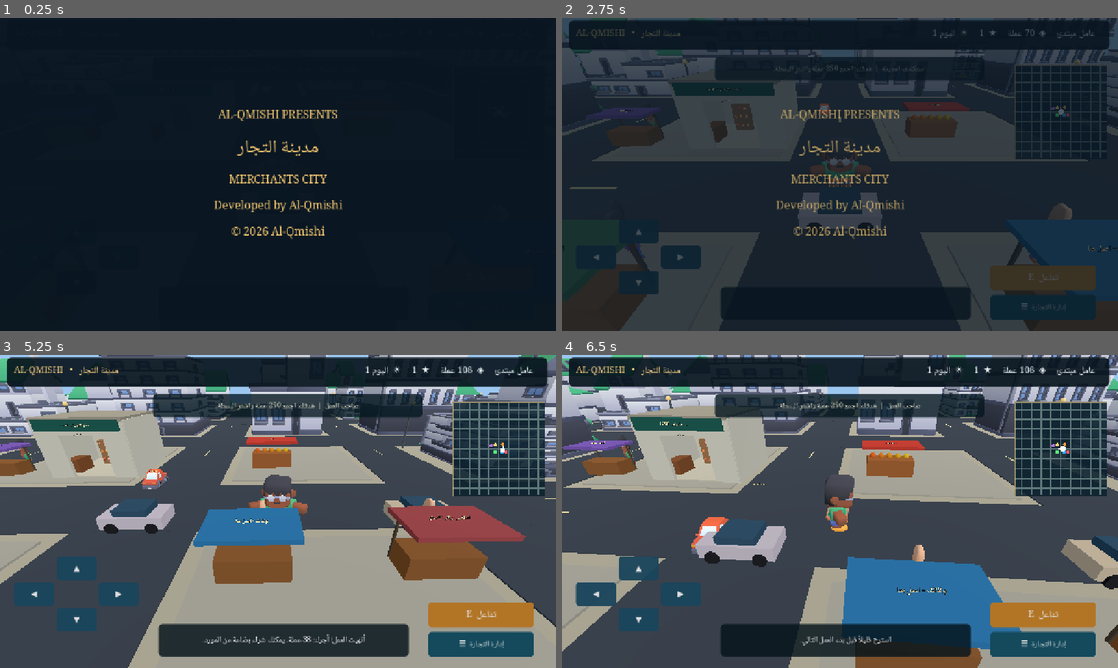
Above: before the commit, frames 1-4 (two rows, left to right).
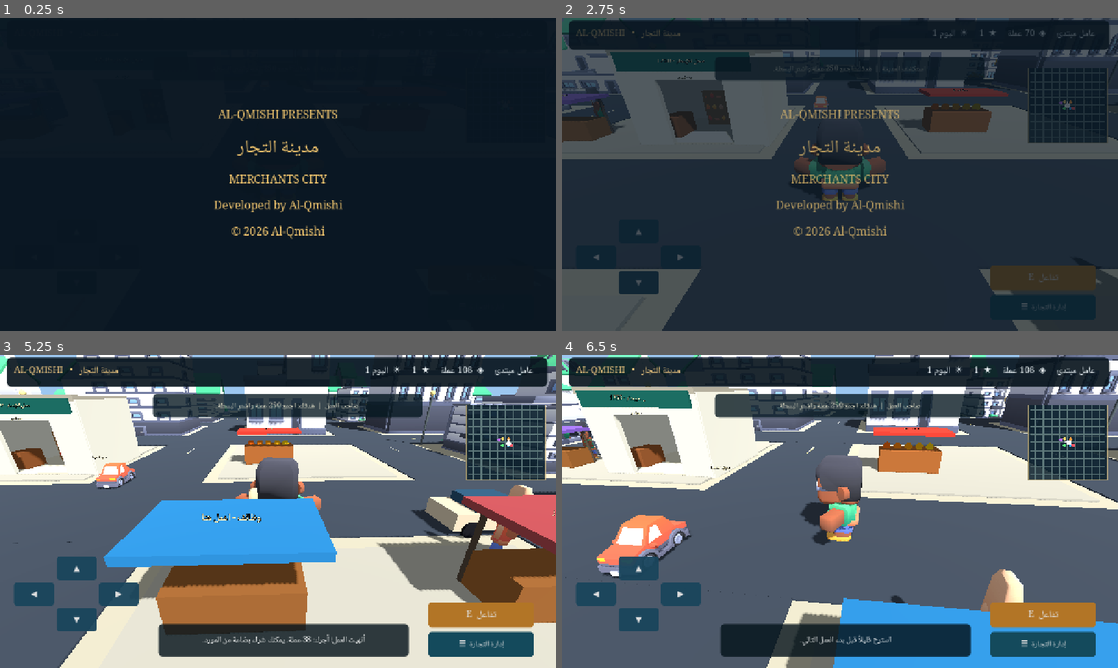
Above: after the commit, the same moments.

Repository: lllbx5ll-crypto/LLLLSLLLL
Game: Godot game, scene res://scenes/Main.tscn
The game is run twice, just before and just after one commit, with the same random seed, the same clock (stepped at 60 frames per second) and the same inputs.
Inputs:
- Up to frame 1 (0.25 s): no input
- Up to frame 2 (2.75 s): click "▲" at 0.5 s; click "◀" at 1.25 s; click "▶" at 2 s
- Up to frame 3 (5.25 s): tap Enter at 2.75 s; hold D 2.78-3.53 s; tap E at 2.85, 4.35 s; hold S 3.53-4.28 s; tap Tab at 3.6, 5.1 s; hold D 4.28-5.03 s; hold W from 5.03 s (still down)
- Up to frame 4 (6.5 s): release W at 5.78 s; hold A from 5.78 s (still down); tap E at 5.85 s

The runs differ from the first frame. In frame 2, 24% of the frame differs, in the area x 0-100%, y 0-100%; in frame 3, 74%; in frame 4, 76%.

Commit message:
Polish QA screenshot issues: clear spawn, closer camera, subtle map, shadows and conditional messages

Diff:
--- a/scripts/Avatar.gd
+++ b/scripts/Avatar.gd
@@ -49,6 +49,7 @@
 	detailed_visual = (scene as PackedScene).instantiate()
 	detailed_visual.name = "HumanCharacter3D"
 	add_child(detailed_visual)
+	detailed_visual.rotation.y = PI
 	var mesh_height: float = _model_height(detailed_visual)
 	detailed_visual.scale = Vector3.ONE * (1.82 / maxf(mesh_height, 0.3))
 	for part in get_children():
--- a/scripts/City.gd
+++ b/scripts/City.gd
@@ -137,7 +137,7 @@
 	sun.name = "DayNightSun"
 	sun.rotation_degrees = Vector3(-49, 32, 0)
 	sun.light_energy = 1.25
-	sun.shadow_enabled = false
+	sun.shadow_enabled = true
 	add_child(sun)
 	_box("Earth and collision ground", Vector3(0, -0.6, 0), Vector3(236, 1.2, 236), Color(0.70, 0.67, 0.58), true)
 
@@ -306,6 +306,8 @@
 		var z: float = float(rng.randi_range(-3, 3)) * 24.0 + 6.0
 		_person(Vector3(x, 0, z), PALETTE[i % PALETTE.size()], true)
 	for i in range(10):
+		if i == 5:
+			continue # Never obscure the player's starting position with a parked car.
 		var lane: float = float(i - 5) * 19.0
 		var car := Node3D.new()
 		car.position = Vector3(lane, 0.0, 3.1)
--- a/scripts/Game.gd
+++ b/scripts/Game.gd
@@ -37,12 +37,12 @@
 	add_child(avatar)
 	camera = Camera3D.new()
 	camera.name = "ThirdPersonCamera"
-	camera.fov = 67.0
+	camera.fov = 65.0
 	camera.near = 0.1
 	camera.far = 195.0
 	camera.current = true
 	add_child(camera)
-	camera.position = avatar.position + Vector3(0, 8.3, 13.0)
+	camera.position = avatar.position + Vector3(0, 5.7, 9.2)
 	camera.look_at(avatar.position + Vector3(0, 1.0, 0))
 	sound = preload("res://scripts/SoundFX.gd").new()
 	add_child(sound)
@@ -62,7 +62,11 @@
 		notice_duration -= delta
 		if notice_duration <= 0.0:
 			notice_label.text = ""
-	var target: Vector3 = avatar.position + Vector3(0, 8.4, 13.0)
+	if ui_root != null:
+		var event_panel := ui_root.get_node_or_null("EventNoticePanel")
+		if event_panel != null:
+			event_panel.visible = notice_duration > 0.0
+	var target: Vector3 = avatar.position + Vector3(0, 5.7, 9.2)
 	camera.position = camera.position.lerp(target, minf(1.0, delta * 5.0))
 	camera.look_at(avatar.position + Vector3(0, 1.1, 0))
 	var move := Vector2(float(direction_keys["right"]) - float(direction_keys["left"]), float(direction_keys["down"]) - float(direction_keys["up"]))
@@ -160,10 +164,10 @@
 	mini_map.name = "StreetMinimap"
 	mini_map.player_ref = avatar
 	mini_map.city_ref = city
-	mini_map.anchor_left = 0.815
+	mini_map.anchor_left = 0.838
 	mini_map.anchor_right = 0.98
-	mini_map.anchor_top = 0.15
-	mini_map.anchor_bottom = 0.45
+	mini_map.anchor_top = 0.16
+	mini_map.anchor_bottom = 0.40
 	ui_root.add_child(mini_map)
 
 	# The controls fit in the bottom corners. Keep streets and character visible.
@@ -204,6 +208,7 @@
 	ui_root.add_child(trade)
 
 	var message_panel := _panel(Color(0.018, 0.075, 0.105, 0.82), 9)
+	message_panel.name = "EventNoticePanel"
 	message_panel.anchor_left = 0.285
 	message_panel.anchor_right = 0.735
 	message_panel.anchor_top = 0.86
